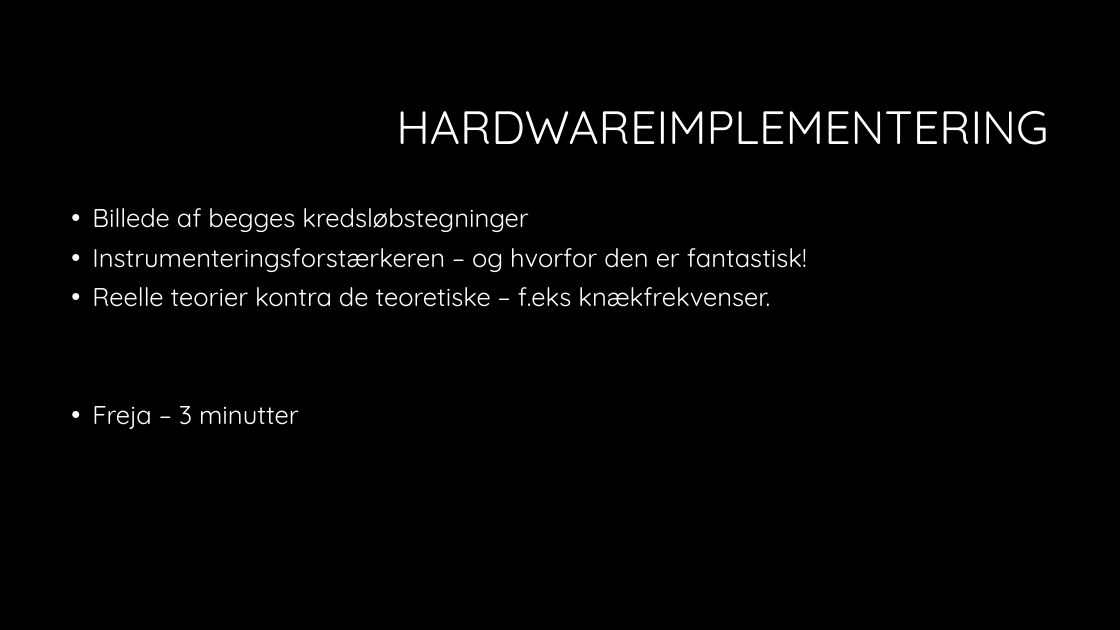
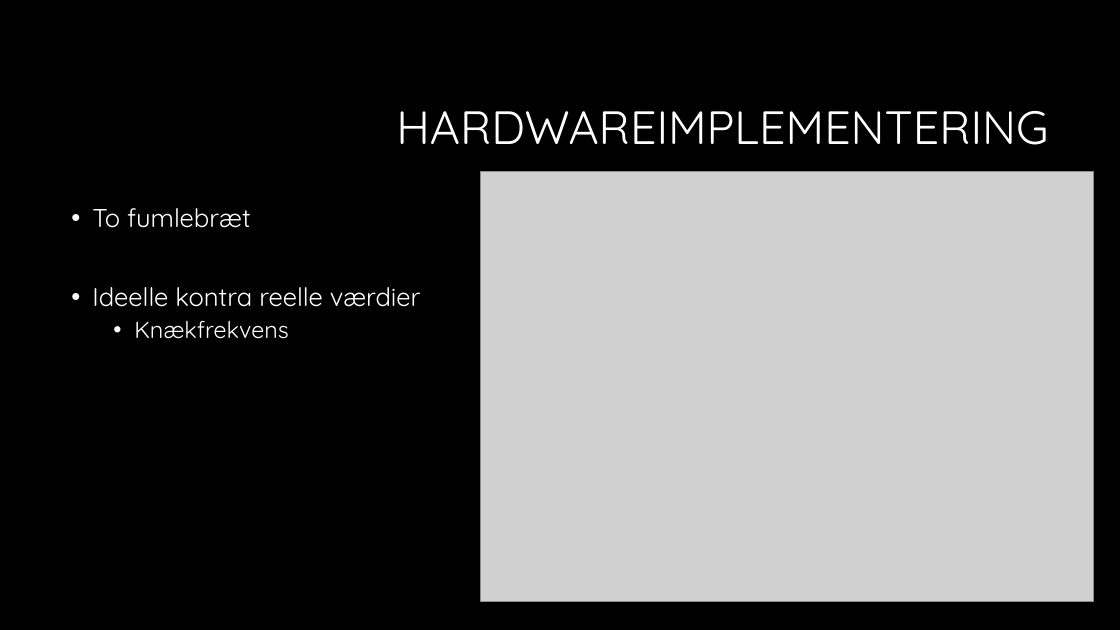
Before and after one commit to sarakirkeby/Semester-Projekt-3, a slide deck: slide 8 of Bifiler til projekt/Semesterprojekt 3.pptx. Drawn at 1120x630 pixels with LibreOffice and Linux fonts; fonts in the diff are those of the drawing; grey boxes stand for pictures; background and template pictures are left out. Boxes give left, top, right and bottom in pixels: in the first picture for what was removed or moved away, otherwise in the second. Text is boxed around its words. In the diff, an @@ line names an element or a change of style, - is before the commit and + after.

Commit message:
Freja fremlæggelse

```diff
--- a/Bifiler til projekt/Semesterprojekt 3.pptx
+++ b/Bifiler til projekt/Semesterprojekt 3.pptx
@@ picture added at [481, 171, 1094, 602] @@
@@ text at [92, 208, 421, 339]: text changed @@
-• Billede af begges kredsløbstegninger
-• Instrumenteringsforstærkeren – og hvorfor den er fantastisk!
-• Reelle teorier kontra de teoretiske – f.eks knækfrekvenser.
-• Freja – 3 minutter
+• To fumlebræt
+• Ideelle kontra reelle værdier
+  • Knækfrekvens
```
